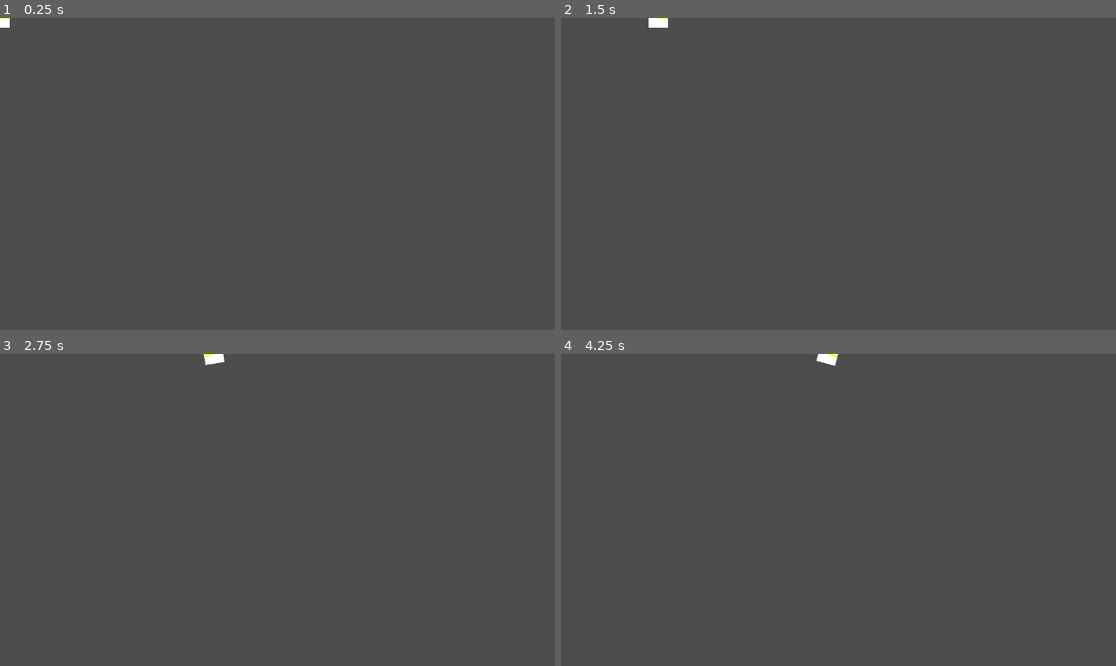
Above: before the commit, frames 1-4 (two rows, left to right).
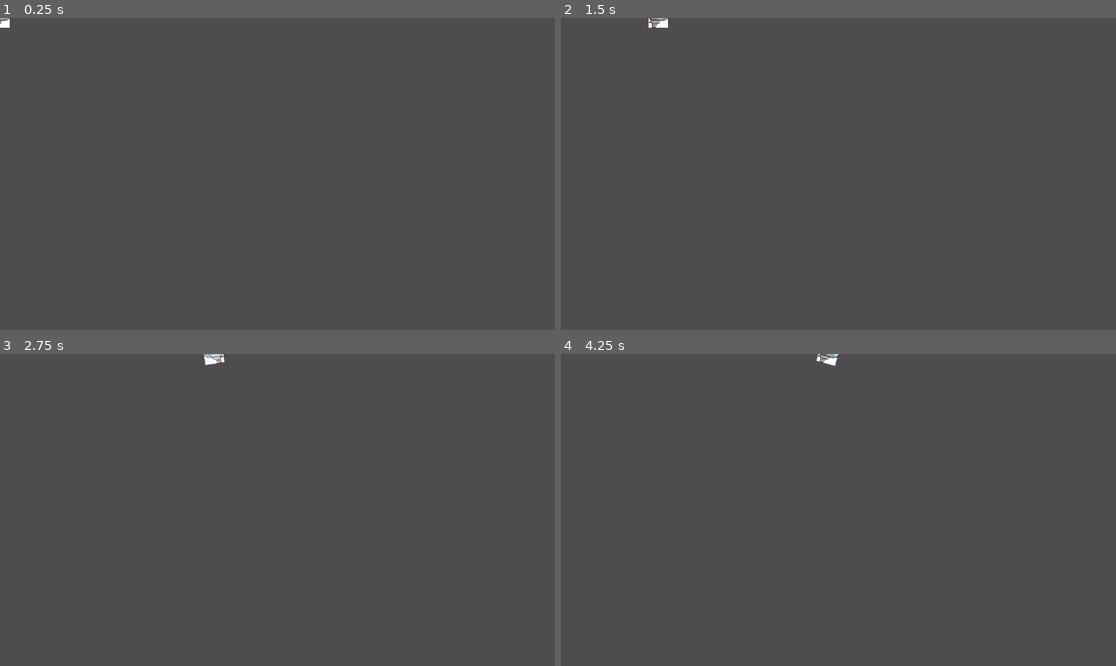
Above: after the commit, the same moments.

Repository: GreatSandwiches/Orbital-Obliteration
Game: Godot game, scene res://player1.tscn
The game is run twice, just before and just after one commit, with the same random seed, the same clock (stepped at 60 frames per second) and the same inputs. This scene is started directly instead of the project's main scene.
Inputs:
- Up to frame 1 (0.25 s): no input
- Up to frame 2 (1.5 s): tap Enter at 0.5 s; hold Up (ui_up) from 0.53 s (still down)
- Up to frame 3 (2.75 s): release Up (ui_up) at 2.03 s; hold Left (ui_left) from 2.03 s (still down)
- Up to frame 4 (4.25 s): keep holding Left (ui_left)

The runs differ from the first frame. In frame 1, less than 0.1% of the frame differs, in the area x 0-2%, y 0-3%; in frame 2, less than 0.1%; in frame 3, less than 0.1%; in frame 4, less than 0.1%, in the area x 46-50%, y 0-3%.

Commit message:
Update player1.tscn

Diff:
--- a/player1.tscn
+++ b/player1.tscn
@@ -1,6 +1,6 @@
 [gd_scene load_steps=5 format=3 uid="uid://0xfg10bi6vgc"]
 
-[ext_resource type="Texture2D" path="res://shuttle2.png" id="2_4i48j"]
+[ext_resource type="Texture2D" uid="uid://by7q18s3bfad0" path="res://Assets/shuttle2.png" id="2_4i48j"]
 [ext_resource type="Script" path="res://Scripts/player1.gd" id="2_ki2ly"]
 
 [sub_resource type="GDScript" id="GDScript_hn08o"]
